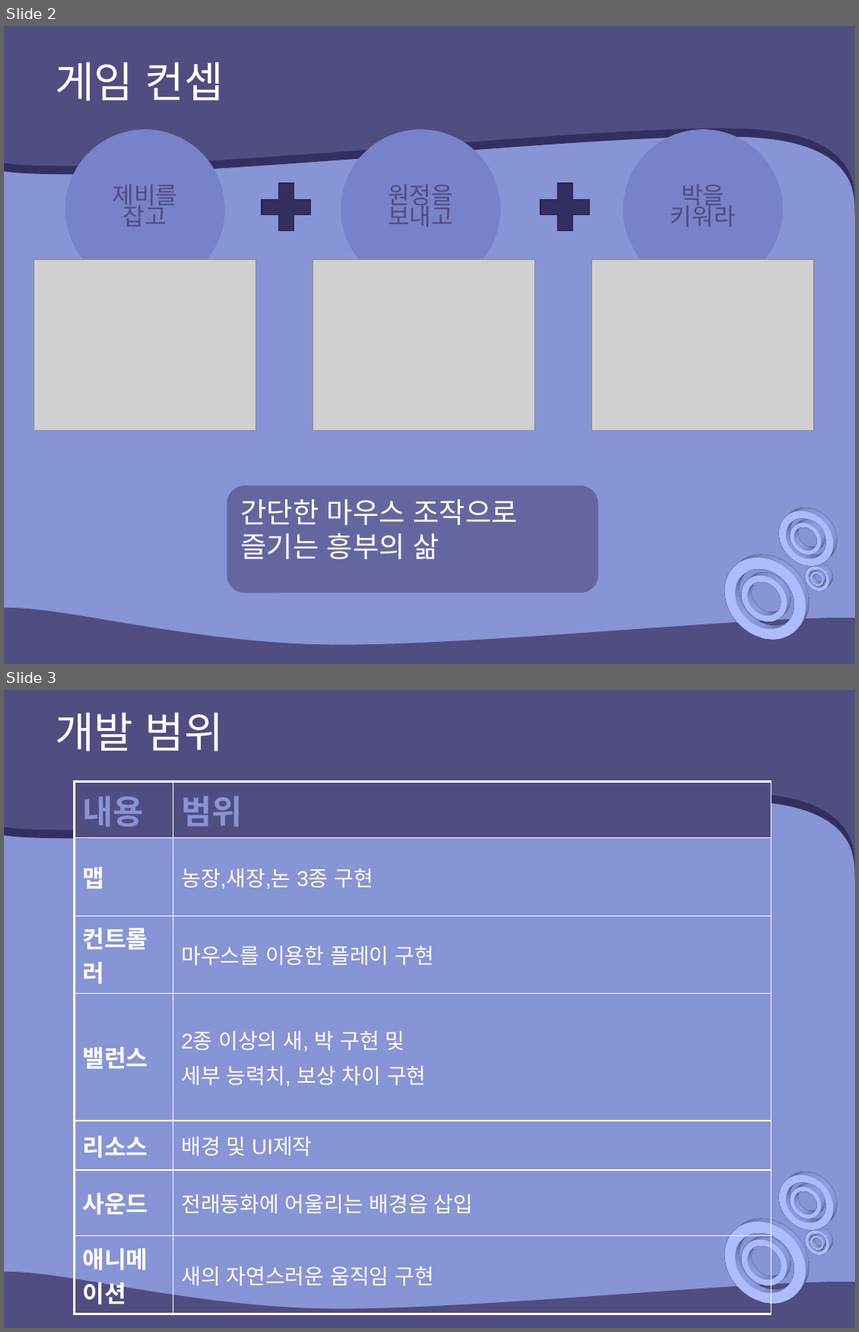
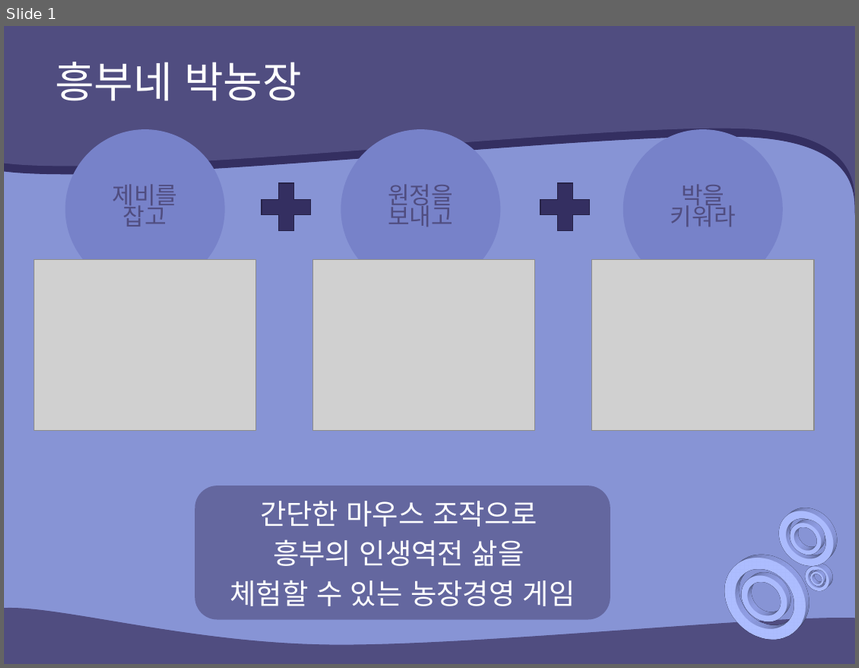
Before and after one commit to kim-dong-seok/2dgp_project, a slide deck: project/2018_2dgp_2015182005_김동석_2차발표 - 복사본.pptx. Shown one above the other, each under a label of ours: slides 2 and 3 before the commit, slide 1 after it. The pictures are 859x1332 and 859x668 pixels, drawn with LibreOffice and Linux fonts; fonts in the diff are those of the drawing; grey boxes stand for pictures. Boxes give left, top, right and bottom in pixels: in the first picture for what was removed or moved away, otherwise in the second. Text is boxed around its words. In the diff, an @@ line names an element or a change of style, - is before the commit and + after.

```diff
--- a/project/2018_2dgp_2015182005_김동석_2차발표 - 복사본.pptx
+++ b/project/2018_2dgp_2015182005_김동석_2차발표 - 복사본.pptx
@@ slide 3 removed at bbox=[4, 690, 855, 1328], background #8794D5; not listed: 8 template elements that a slide beside it also shows @@
@@ title removed at bbox=[55, 712, 224, 752] @@
-개발 범위
@@ table removed at bbox=[75, 781, 772, 1308], 7 rows, 2 columns @@
-내용 | 범위
-맵 | 농장,새장,논 3종 구현
-컨트롤러 | 마우스를 이용한 플레이 구현
-밸런스 | 2종 이상의 새, 박 구현 및 / 세부 능력치, 보상 차이 구현
-리소스 | 배경 및 UI제작
-사운드 | 전래동화에 어울리는 배경음 삽입
-애니메이션 | 새의 자연스러운 움직임 구현
@@ what was slide 2 is now slide 1 @@
@@ slide 1 changed as well @@
@@ title at bbox=[55, 62, 302, 101]: text changed @@
-게임 컨셉
+흥부네 박농장
@@ rounded rectangle "간단한 마우스 조작으로": place and size @@
-rounded rectangle "간단한 마우스 조작으로" at bbox=[227, 486, 598, 593]
+rounded rectangle "간단한 마우스 조작으로" at bbox=[195, 486, 610, 620]
@@ text in rounded rectangle at bbox=[230, 501, 576, 607]: text changed @@
-간단한 마우스 조작으로 즐기는 흥부의 삶
+간단한 마우스 조작으로
+흥부의 인생역전 삶을
+체험할 수 있는 농장경영 게임
```
Also in this commit, not shown: 3 slides added, 3 other slides removed, 1 other file.
